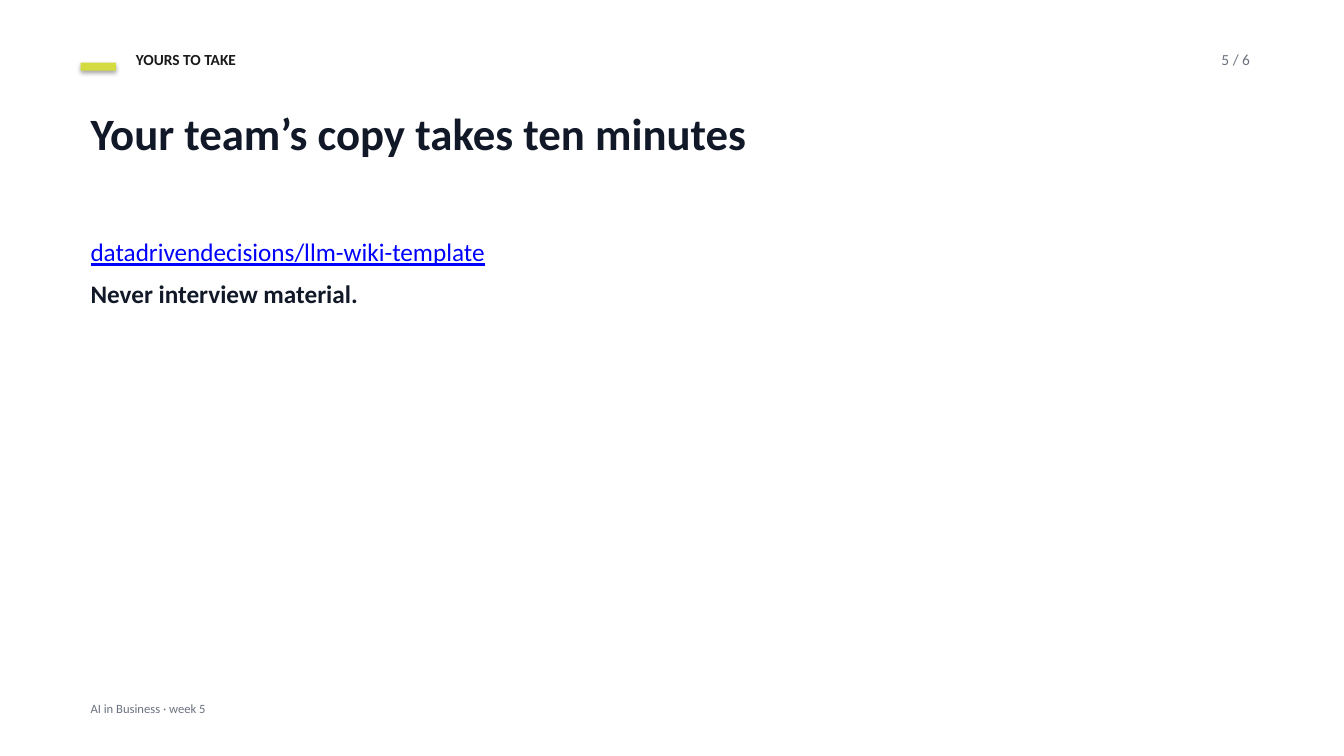
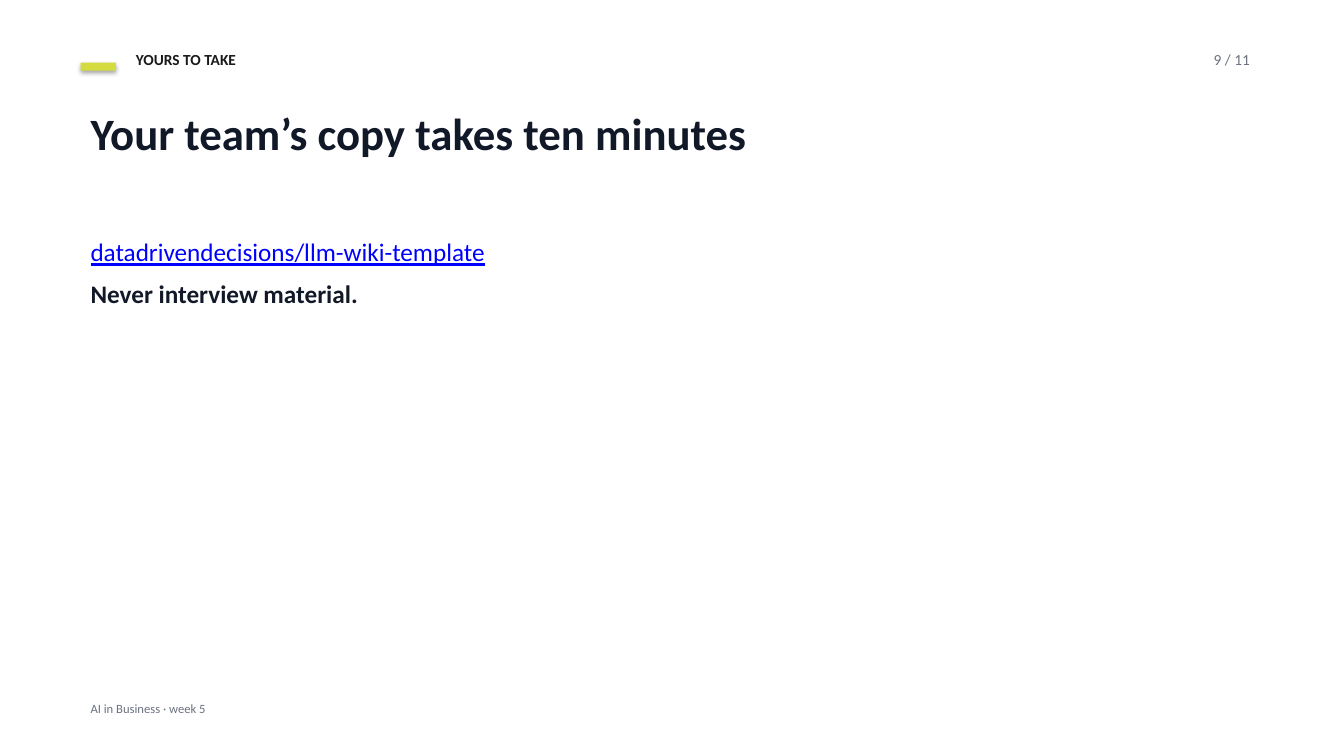
Before and after one commit to datadrivendecisions/ai-in-business, a slide deck: slide 9 of project-documentation/slides/week-05-deck.pptx (slide 5 before the commit). Drawn at 1344x756 pixels with LibreOffice and Linux fonts; fonts in the diff are those of the drawing. Boxes give left, top, right and bottom in pixels: in the first picture for what was removed or moved away, otherwise in the second. Text is boxed around its words. In the diff, an @@ line names an element or a change of style, - is before the commit and + after.

```diff
--- a/project-documentation/slides/week-05-deck.pptx
+++ b/project-documentation/slides/week-05-deck.pptx
@@ text at box(1214, 55, 1250, 65): text changed @@
-5 / 6
+9 / 11
```
Also in this commit, not shown: 3 other slides changed, 6 slides added, 1 slide removed, 5 other files.
